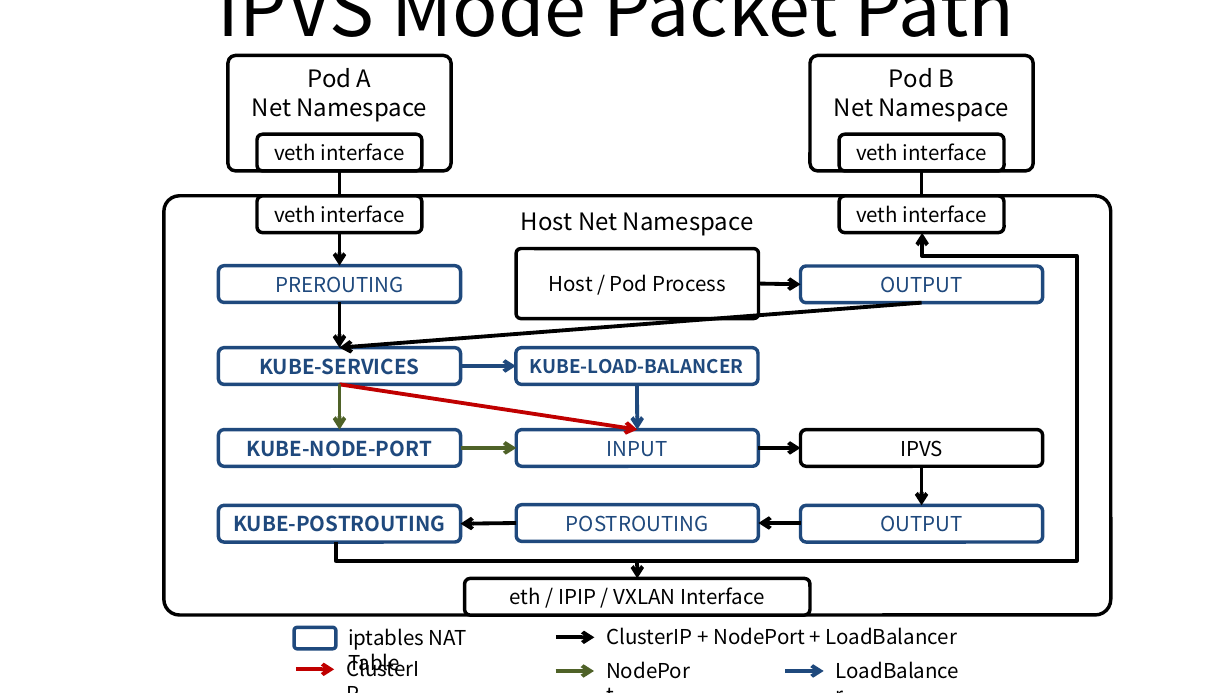
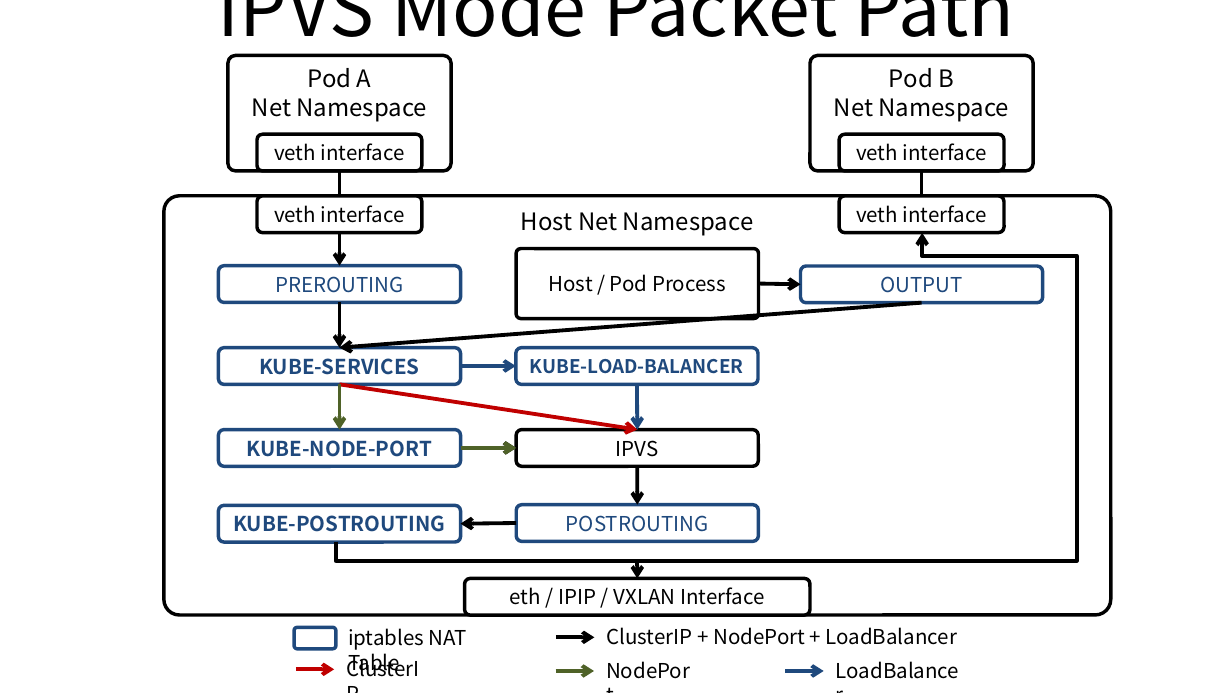
Before and after one commit to ssup2/blog-old, a slide deck: slide 4 of images/theory_analysis/Kubernetes_Service_Proxy/Kubernetes_Service_Proxy.pptx. Drawn at 1232x693 pixels with LibreOffice and Linux fonts; fonts in the diff are those of the drawing. Boxes give left, top, right and bottom in pixels: in the first picture for what was removed or moved away, otherwise in the second. Text is boxed around its words. In the diff, an @@ line names an element or a change of style, - is before the commit and + after.

```diff
--- a/images/theory_analysis/Kubernetes_Service_Proxy/Kubernetes_Service_Proxy.pptx
+++ b/images/theory_analysis/Kubernetes_Service_Proxy/Kubernetes_Service_Proxy.pptx
@@ 2 arrows, 1 rounded rectangle: place and size @@
-2 arrows, 1 rounded rectangle at (759,430,1044,505)
+2 arrows, 1 rounded rectangle at (474,430,759,505)
@@ rounded rectangle removed at (516,430,759,467) @@
-INPUT
@@ rounded rectangle removed at (801,505,1044,542) @@
-OUTPUT
@@ arrow removed from (801, 524) to (759, 524) @@
```
Also in this commit, not shown: 2 other files.
